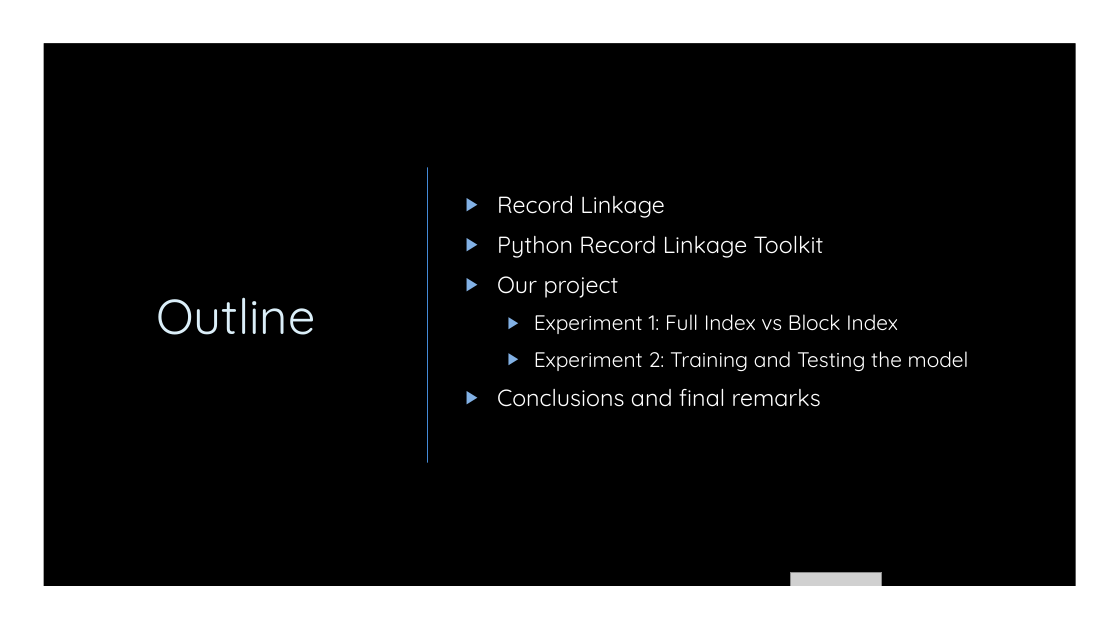
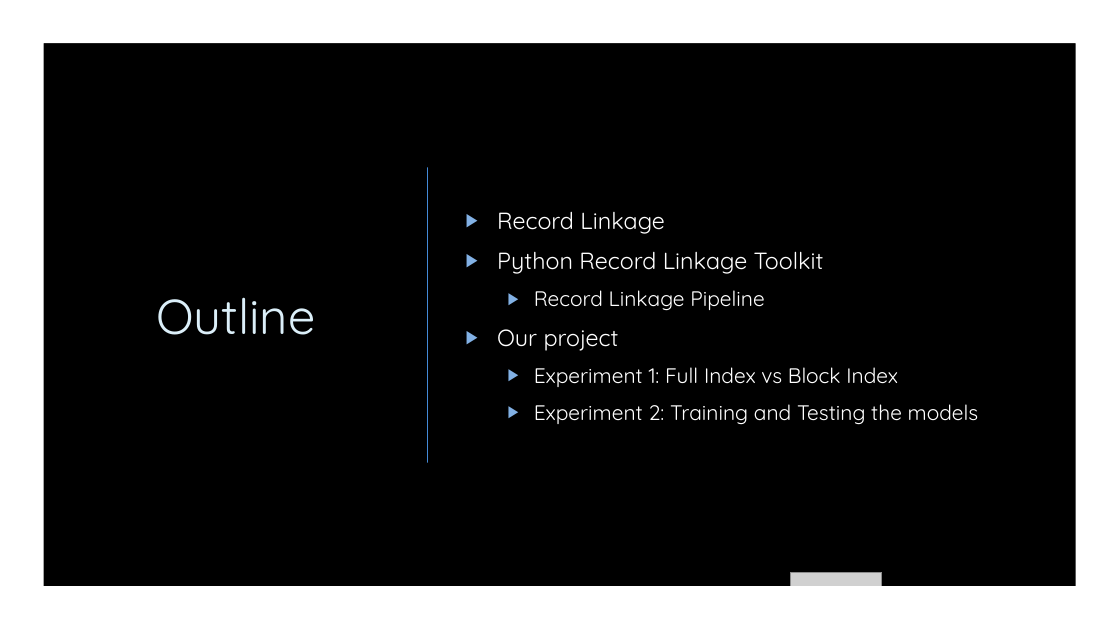
Before and after one commit to frenkowski/ML_aided_RecordLinkage, a slide deck: slide 2 of slides/Machine Learning aided Record Linkage.pptx. Drawn at 1120x630 pixels with LibreOffice and Linux fonts; fonts in the diff are those of the drawing; grey boxes stand for pictures; background and template pictures are left out. Boxes give left, top, right and bottom in pixels: in the first picture for what was removed or moved away, otherwise in the second. Text is boxed around its words. In the diff, an @@ line names an element or a change of style, - is before the commit and + after.

```diff
--- a/slides/Machine Learning aided Record Linkage.pptx
+++ b/slides/Machine Learning aided Record Linkage.pptx
@@ text at (x1=534, y1=290, x2=764, y2=311): paragraph added @@
+  ▶ Record Linkage Pipeline
@@ text at (x1=534, y1=404, x2=979, y2=425): text changed @@
-  ▶ Experiment 2: Training and Testing the model
-▶ Conclusions and final remarks
+  ▶ Experiment 2: Training and Testing the models
```
Also in this commit, not shown: 5 other slides changed, 24 slides added, 3 other files.
